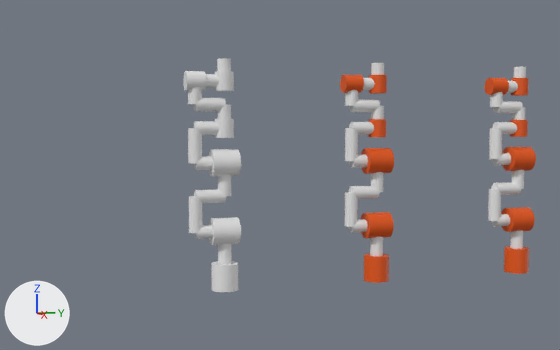
An edit to the Blender file sim/RoboticArmModel.blend, drawn before and after from the same camera.
Camera for both pictures: a 50 mm camera at (28.1, -12.7, 5.5) aimed at (-4.7, -2.6, 3.5). Every picture has the same lights, and +X, +Y and +Z are marked at lower left.

Names of what the first picture shows: 'RoboticArm', 'RoboticArm.001', 'base.001', 'j2.001', 'j6.001', 'joint_1.001', 'joint_2.001'.
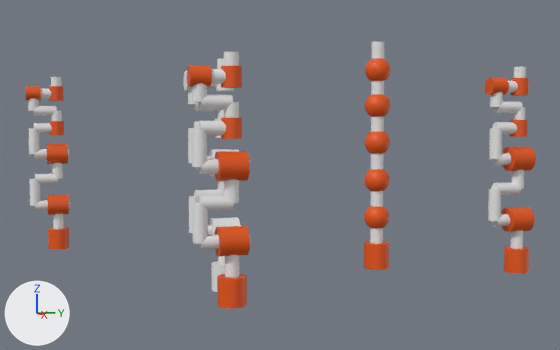
Changed parts and their boxes (x1, y1, x2, y2) in the pictures (560 x 350 px):
'RoboticArm', moved: before (340, 63, 394, 283); after (187, 52, 251, 309)
'RoboticArmSnakeModel', added: after (364, 42, 391, 270)
    faces in mat_accentcolour (orange #e75500): (364, 58, 391, 270)
    faces in mat_basecolour (white #e7e7e7): (370, 42, 384, 244)
'RoboticArm.002', added: after (25, 77, 70, 250)
    faces in mat_basecolour_002 (white #e7e7e7): (28, 77, 70, 229)
    faces in mat_accentcolour_002 (orange #e75500): (25, 86, 69, 250)

Edits to the bpy script that builds the scene:
```text
Add mat_accentcolour_002:
    mat_accentcolour_002 = principled_material('AccentColour.002')
    mat_accentcolour_002.base_color = (0.8, 0.0917, 0.0)  # orange #e75500
Add mat_basecolour_002:
    mat_basecolour_002 = principled_material('BaseColour.002')
    mat_basecolour_002.base_color = (0.8, 0.8, 0.8)  # white #e7e7e7
Add me_cylinder_001:
    me_cylinder_001.from_pydata(...)  # 1216 vertices, 646 faces; spans x -2.0..2.0, y -5.8..2.3, z -2.7..14.4
    # faces by material slot: [442, 204]
    me_cylinder_001.materials.append(mat_basecolour_002)  # white #e7e7e7
    me_cylinder_001.materials.append(mat_accentcolour_002)  # orange #e75500
Add me_cylinder_034_1:
    me_cylinder_034_1.from_pydata(...)  # 2858 vertices, 2798 faces; spans x -2.0..2.0, y -2.0..2.0, z -2.7..15.1
    # faces by material slot: [2594, 204]
    me_cylinder_034_1.materials.append(mat_accentcolour)  # orange #e75500
    me_cylinder_034_1.materials.append(mat_basecolour)  # white #e7e7e7
Change ob_roboticarm:
    ob_roboticarm.location: (0.0, 0.0, 0.85) -> (2.58, -6.51, 0.85)
Add ob_roboticarm_002:
    ob_roboticarm_002 = bpy.data.objects.new('RoboticArm.002', me_cylinder_001)
    ob_roboticarm_002.location = (-12.34, -11.87, 0.85)
    ob_roboticarm_002.scale = (0.25, 0.25, 0.5)
Add ob_roboticarmsnakemodel:
    ob_roboticarmsnakemodel = bpy.data.objects.new('RoboticArmSnakeModel', me_cylinder_034_1)
    ob_roboticarmsnakemodel.location = (0.0, 0.0, 1.35)
    ob_roboticarmsnakemodel.scale = (0.25, 0.25, 0.5)
```
